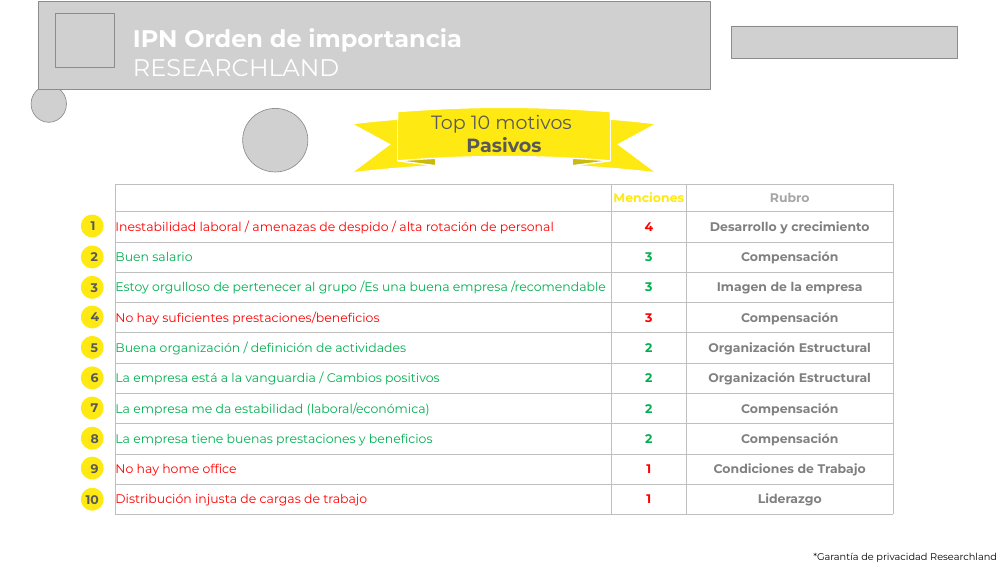
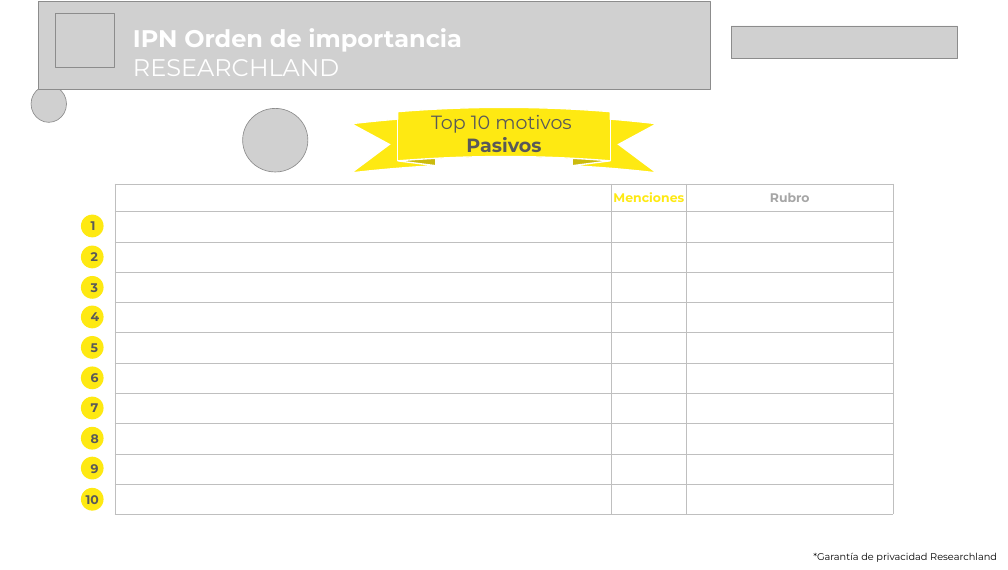
Before and after one commit to researchland-gu/automatizacion_presentaciones, a slide deck: slide 8 of Plantillas_pptx/IPN_Colaboradores Researchland_automatizada.pptx. Drawn at 1008x570 pixels with LibreOffice and Linux fonts; fonts in the diff are those of the drawing; grey boxes stand for pictures; background and template pictures are left out. Boxes give left, top, right and bottom in pixels: in the first picture for what was removed or moved away, otherwise in the second. Text is boxed around its words. In the diff, an @@ line names an element or a change of style, - is before the commit and + after.

```diff
--- a/Plantillas_pptx/IPN_Colaboradores Researchland_automatizada.pptx
+++ b/Plantillas_pptx/IPN_Colaboradores Researchland_automatizada.pptx
@@ table at bbox=[115, 184, 893, 513] @@
-row 2: Inestabilidad laboral / amenazas de despido / alta rotación de personal | 4 | Desarrollo y crecimiento
+row 2:  |  | 
-row 3: Buen salario | 3 | Compensación
+row 3:  |  | 
-row 4: Estoy orgulloso de pertenecer al grupo /Es una buena empresa /recomendable | 3 | Imagen de la empresa
+row 4:  |  | 
-row 5: No hay suficientes prestaciones/beneficios | 3 | Compensación
+row 5:  |  | 
-row 6: Buena organización / definición de actividades | 2 | Organización Estructural
+row 6:  |  | 
-row 7: La empresa está a la vanguardia / Cambios positivos | 2 | Organización Estructural
+row 7:  |  | 
-row 8: La empresa me da estabilidad (laboral/económica) | 2 | Compensación
+row 8:  |  | 
-row 9: La empresa tiene buenas prestaciones y beneficios | 2 | Compensación
+row 9:  |  | 
-row 10: No hay home office | 1 | Condiciones de Trabajo
+row 10:  |  | 
-row 11: Distribución injusta de cargas de trabajo | 1 | Liderazgo
+row 11:  |  | 
```
Also in this commit, not shown: 5 other slides changed, 1 other file.
